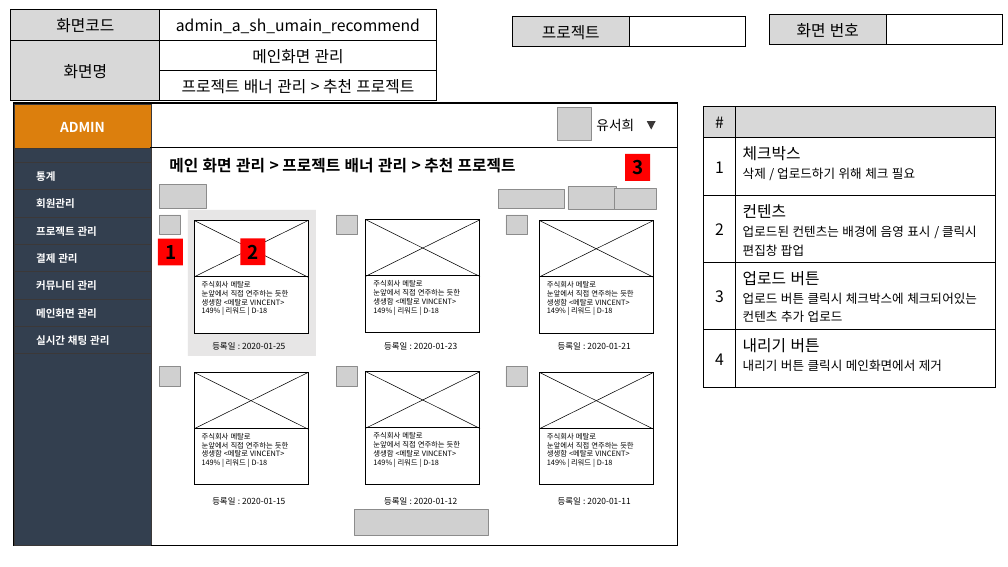
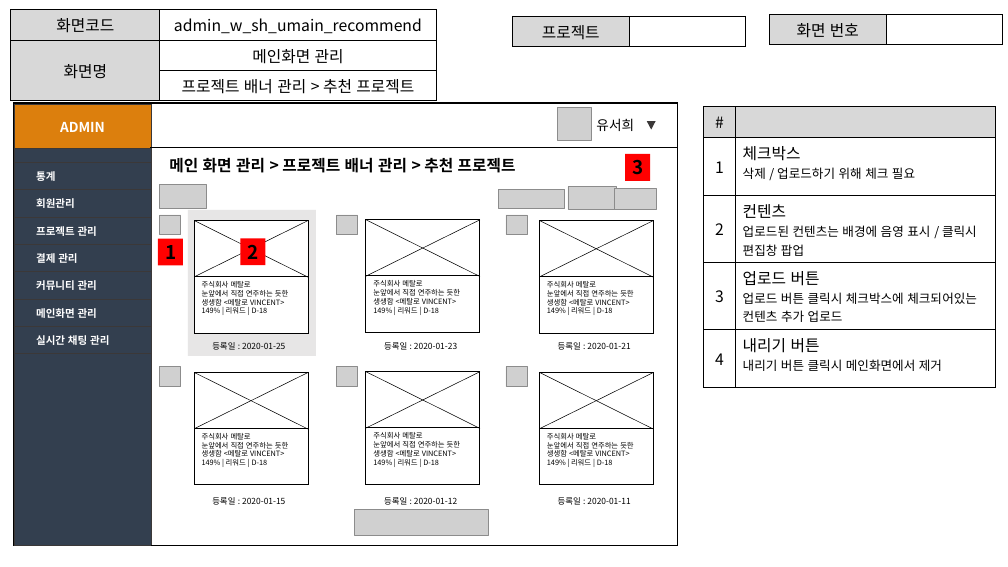
Before and after one commit to ezenteam2/EzenCrowdFunding, a slide deck: slide 13 of project03 화면설계서/project03 - 화면 설계서 - 서희.pptx. Drawn at 1008x567 pixels with LibreOffice and Linux fonts; fonts in the diff are those of the drawing; grey boxes stand for pictures. Boxes give left, top, right and bottom in pixels: in the first picture for what was removed or moved away, otherwise in the second. Text is boxed around its words. In the diff, an @@ line names an element or a change of style, - is before the commit and + after.

```diff
--- a/project03 화면설계서/project03 - 화면 설계서 - 서희.pptx
+++ b/project03 화면설계서/project03 - 화면 설계서 - 서희.pptx
@@ table at [11, 10, 436, 98] @@
-row 1, column 2: admin_a_sh_umain_recommend
+row 1, column 2: admin_w_sh_umain_recommend
```
Also in this commit, not shown: 11 other slides changed, 2 other files.
